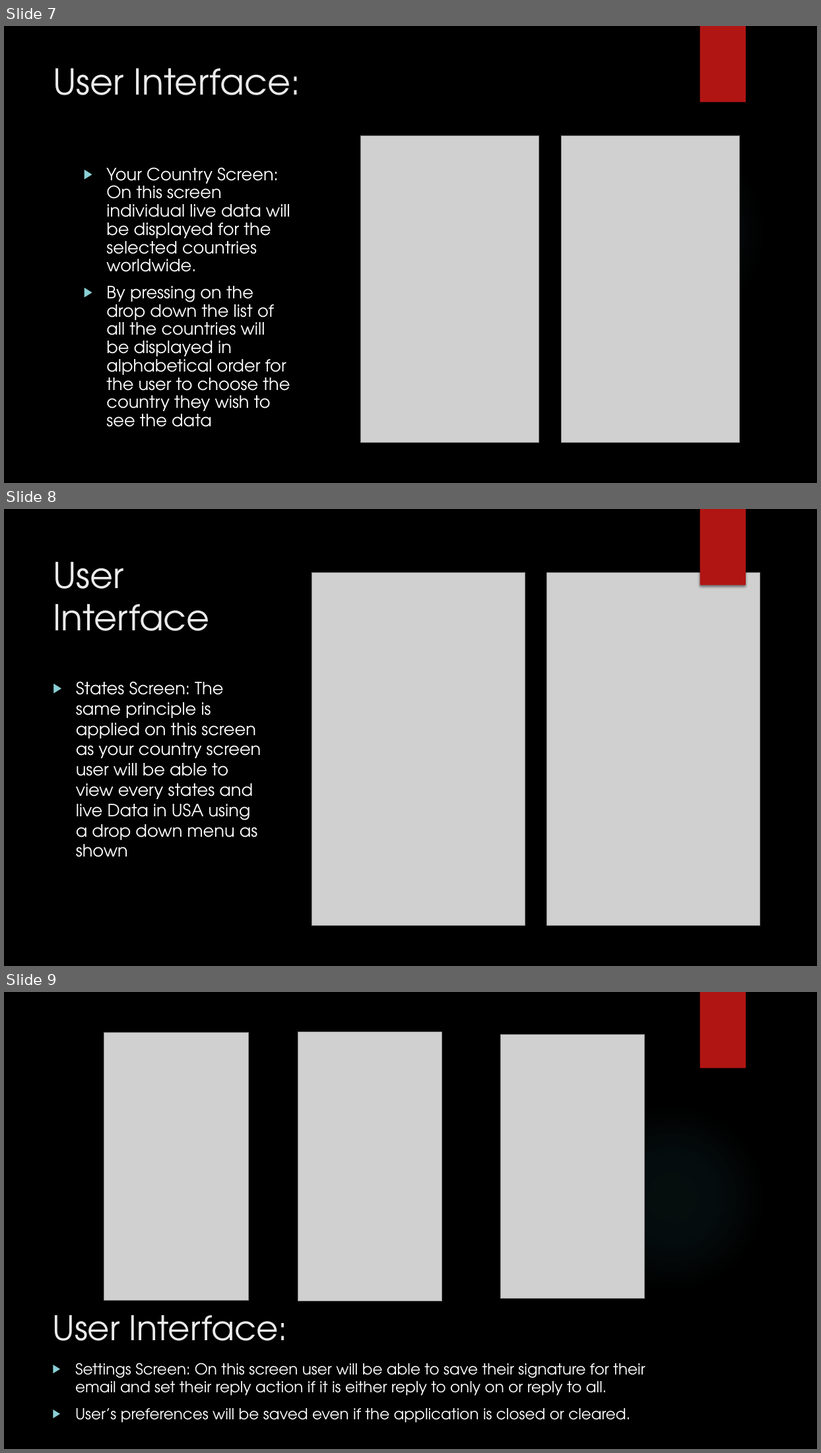
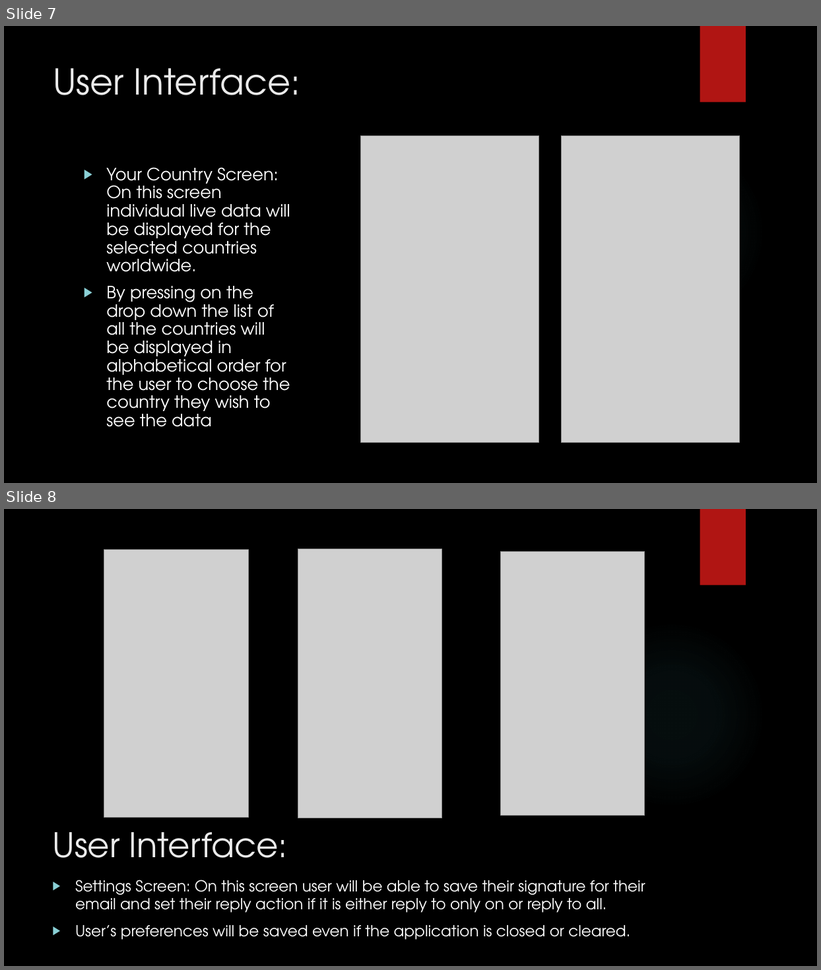
Before and after one commit to TsidAznar/WAPCENG319, a slide deck: Final Presentation.pptx. Shown one above the other, each under a label of ours: slides 7, 8 and 9 before the commit, slides 7 and 8 after it. The pictures are 821x1453 and 821x970 pixels, drawn with LibreOffice and Linux fonts; fonts in the diff are those of the drawing; grey boxes stand for pictures; background and template pictures are left out. Boxes give left, top, right and bottom in pixels: in the first picture for what was removed or moved away, otherwise in the second. Text is boxed around its words. In the diff, an @@ line names an element or a change of style, - is before the commit and + after.

```diff
--- a/Final Presentation.pptx
+++ b/Final Presentation.pptx
@@ slide 8 removed at box(4, 509, 817, 966), background picture (left out); not listed: 1 template element that a slide beside it also shows @@
@@ rectangle removed at box(700, 509, 746, 586) @@
@@ title removed at box(54, 562, 210, 631) @@
-User Interface
@@ picture removed at box(312, 573, 525, 926) @@
@@ picture removed at box(547, 573, 760, 926) @@
@@ text removed at box(76, 681, 261, 857) @@
-▶ States Screen: The same principle is applied on this screen as your country screen user will be able to view every states and live Data in USA using a drop down menu as shown
@@ what was slide 9 is now slide 8 @@
```
